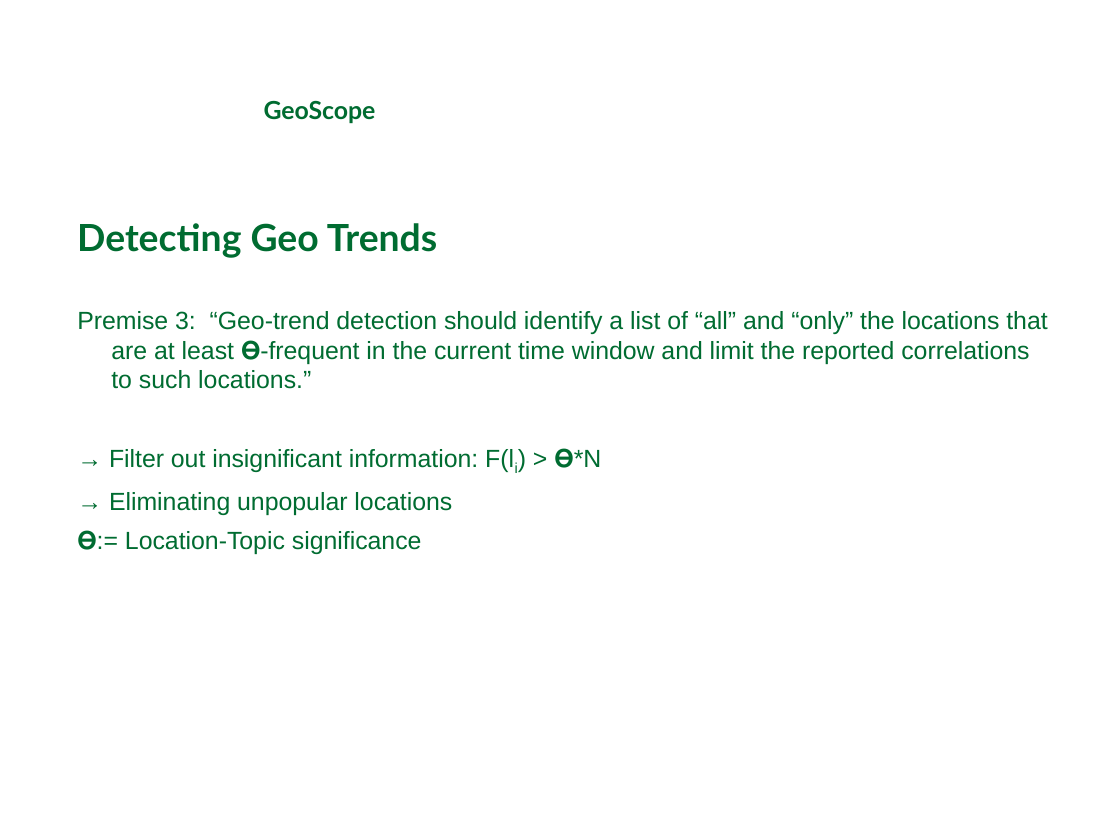
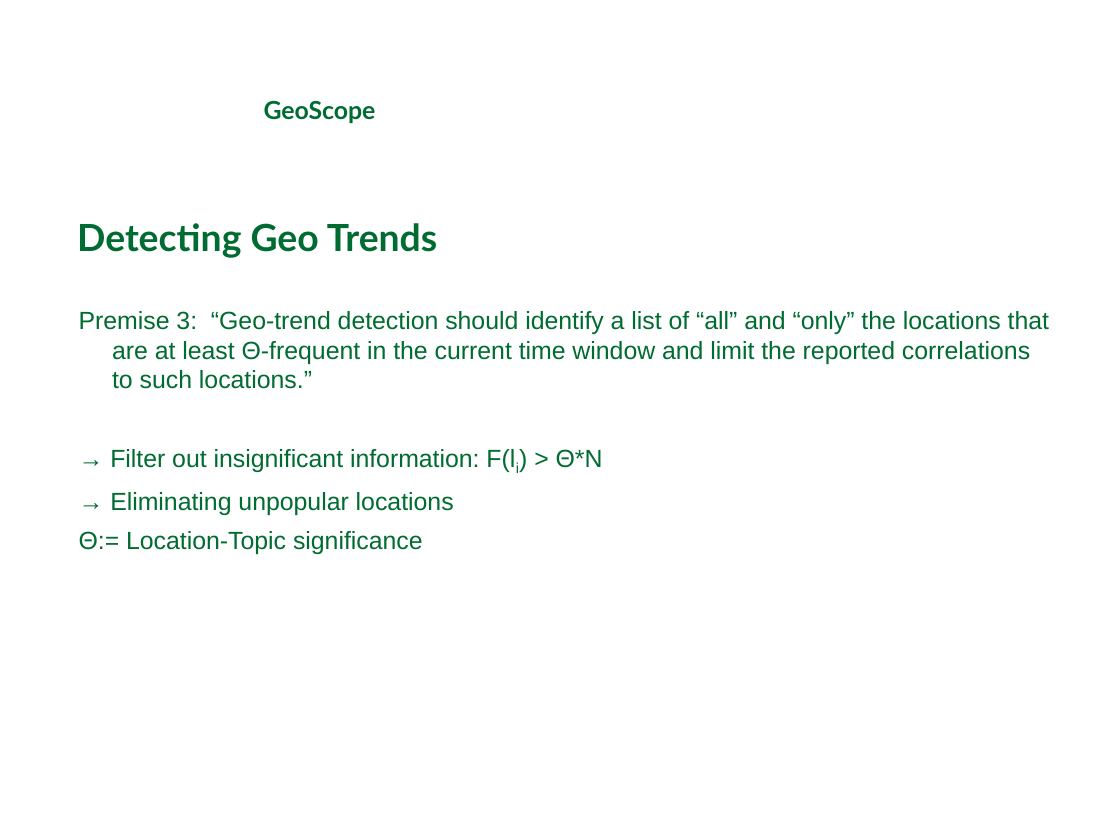
Before and after one commit to michaelprummer/datascience, a slide deck: slide 6 of GeoScope/DataScience1.ppt. Drawn at 1120x840 pixels with LibreOffice and Linux fonts; fonts in the diff are those of the drawing; background and template pictures are left out. Boxes give left, top, right and bottom in pixels: in the first picture for what was removed or moved away, otherwise in the second. Text is boxed around its words. In the diff, an @@ line names an element or a change of style, - is before the commit and + after.

```diff
--- a/GeoScope/DataScience1.ppt
+++ b/GeoScope/DataScience1.ppt
@@ text at <box>79,311,1049,472</box>: text changed @@
-Premise 3: “Geo-trend detection should identify a list of “all” and “only” the locations that are at least 𝚹-frequent in the current time window and limit the reported correlations to such locations.”
-→ Filter out insignificant information: F(li) > 𝚹*N
+Premise 3: “Geo-trend detection should identify a list of “all” and “only” the locations that are at least Θ-frequent in the current time window and limit the reported correlations to such locations.”
+→ Filter out insignificant information: F(li) > Θ*N
@@ text at <box>79,531,423,554</box>: text changed @@
-𝚹:= Location-Topic significance
+Θ:= Location-Topic significance
```
Also in this commit, not shown: 7 other slides changed.
